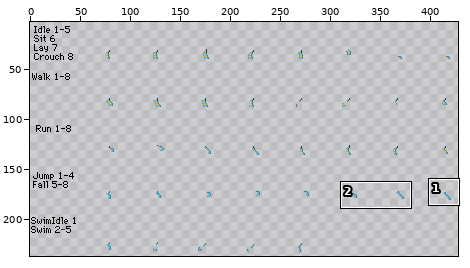
Two states of a sprite sheet, humanoid/wr/luxio/legs/forelegBack.png. The first picture is a wide view before the edit; the outline marks the close-up.
Close-up. First the earlier version:
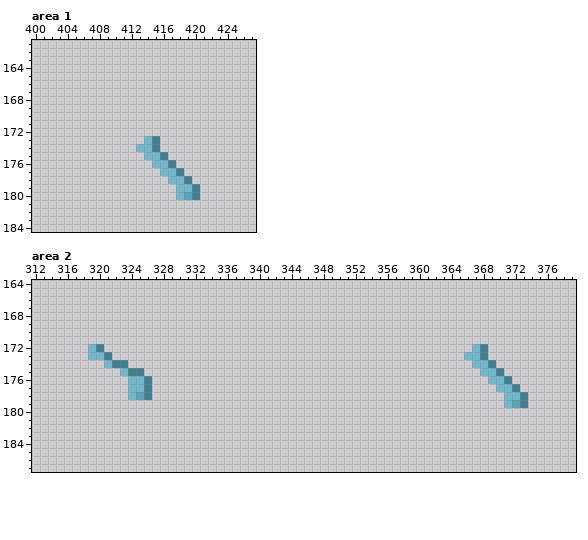
The file is 432x240 pixels. Shown: area 1: x 400..427, y 161..184; area 2: x 312..379, y 164..187. The wide view leaves out empty margins. The commit also changed other parts of the picture, which this record leaves out.
The result:
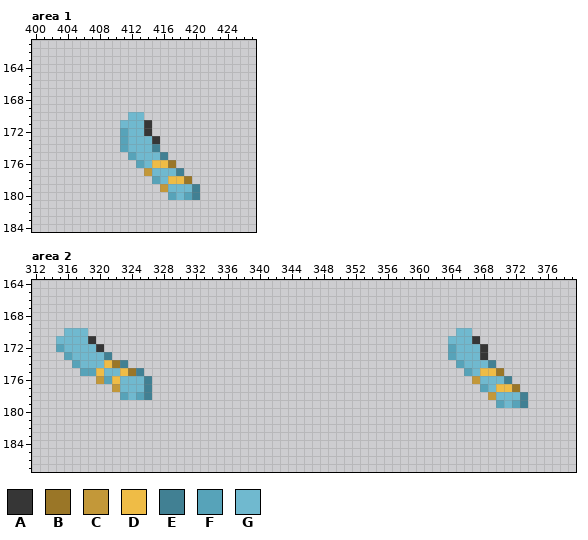
Palette (. is transparent): A #363636  B #9a7627  C #c39839  D #efbc46  E #418093  F #57a3b9  G #70b9cf
Edits made:
Changed rows in their new state; - is an unchanged pixel.
Area 1:
first column x 411:
170 -GG------
171 GGGA-----
172 FGGA-----
173 FGG-A----
174 FG-------
175 -FG------
176 --FGDDB--
177 ---CG----
178 ----FGDDB
179 -----CG--
180 ------F--
Area 2:
first column x 315:
170 -GGG----------------------------------------------GG------
171 GGGGA--------------------------------------------GGGA-----
172 FGGG-A-------------------------------------------FGG-A----
173 -FGG---------------------------------------------FG--A----
174 --FGGGDB------------------------------------------FG------
175 ---FFDGGDB-----------------------------------------FGDDB--
176 -----CFDG-------------------------------------------CG----
177 -------CG--------------------------------------------FGDDB
178 --------F---------------------------------------------CG--
179 -------------------------------------------------------F--
Where, in picture pixels (left, top, right, bottom), the same in both close-ups:
changed: (120, 112, 192, 200)
changed: (56, 328, 136, 400)
changed: (448, 328, 520, 408)
